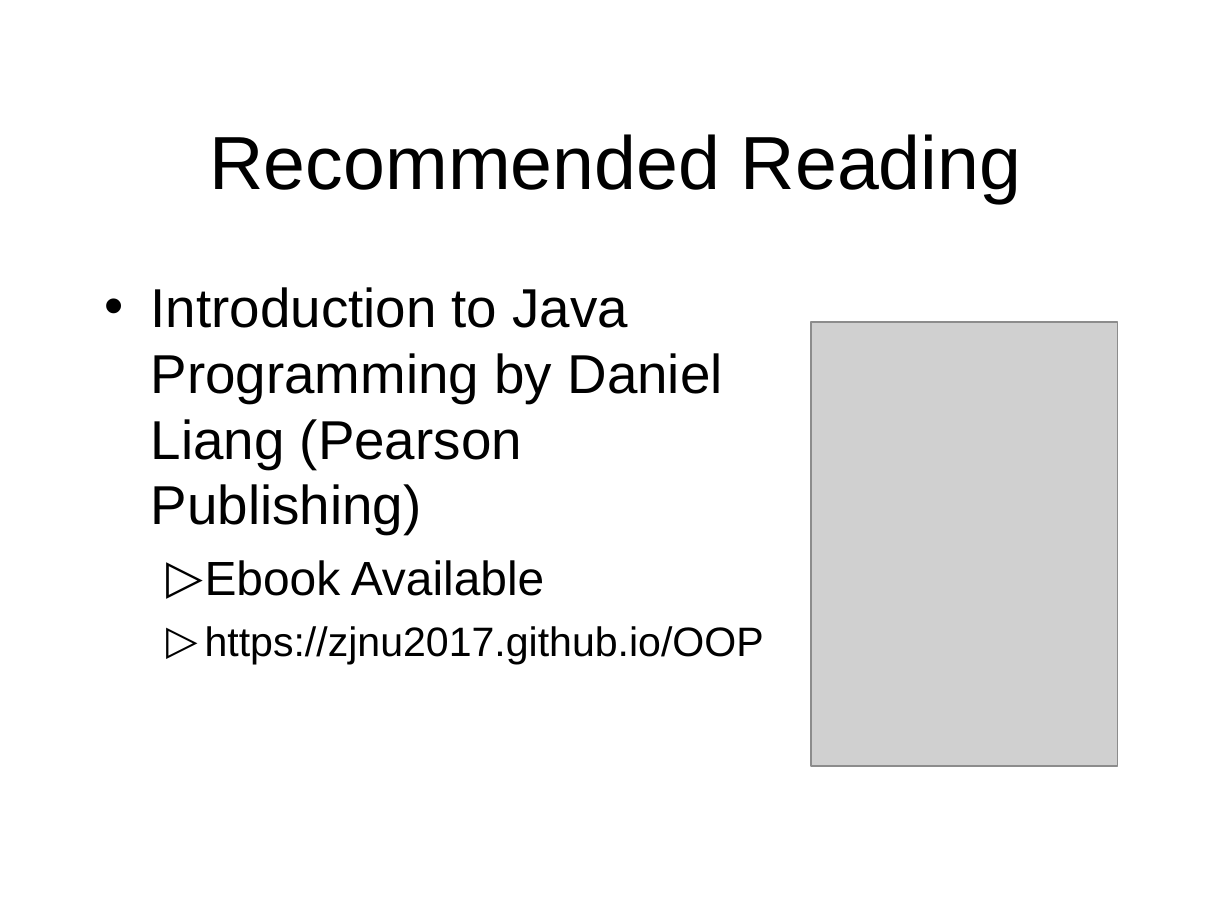
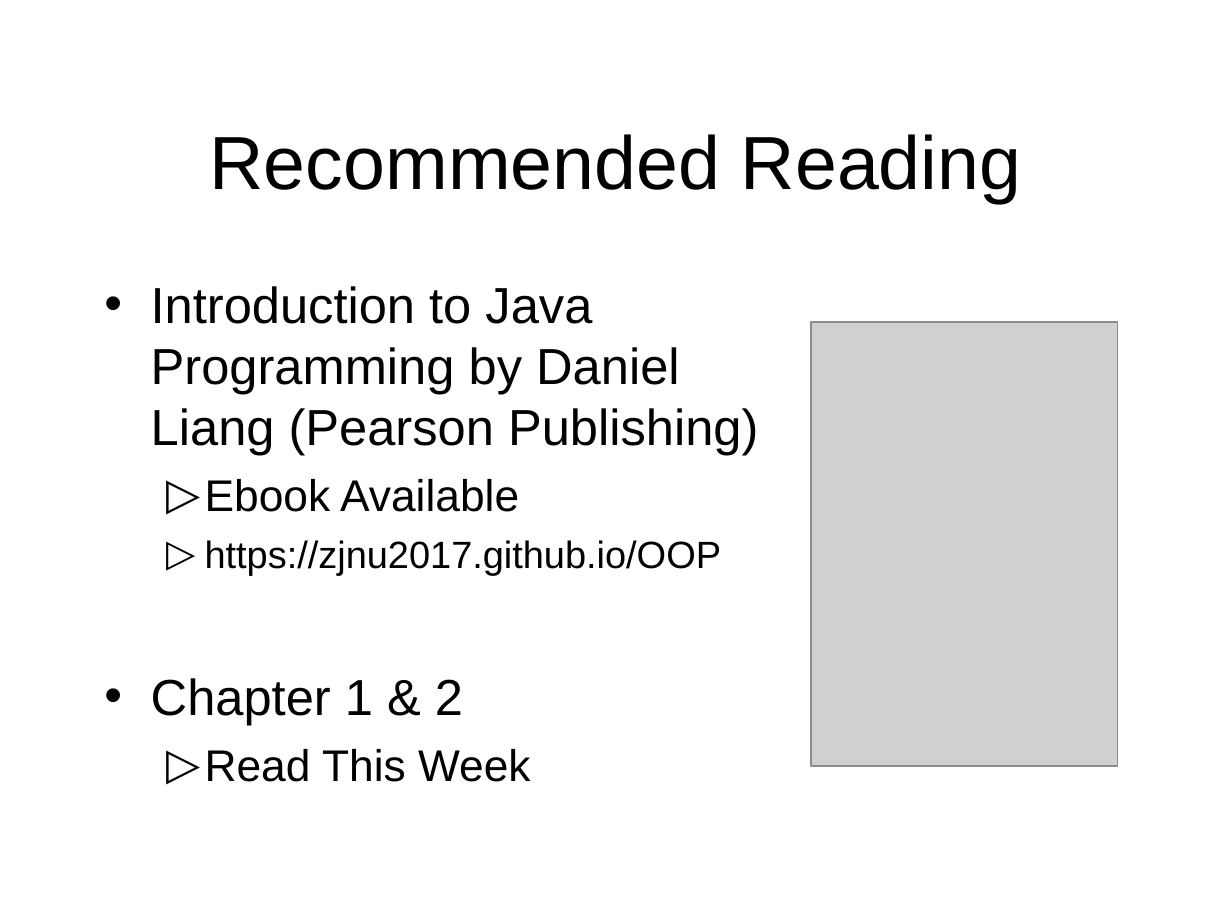
Before and after one commit to octaviordz/zjnu2017.github.io, a slide deck: slide 3 of OOP/lectures/010--Introduction.ppt. Drawn at 1232x924 pixels with LibreOffice and Linux fonts; fonts in the diff are those of the drawing; grey boxes stand for pictures. Boxes give left, top, right and bottom in pixels: in the first picture for what was removed or moved away, otherwise in the second. Text is boxed around its words. In the diff, an @@ line names an element or a change of style, - is before the commit and + after.

```diff
--- a/OOP/lectures/010--Introduction.ppt
+++ b/OOP/lectures/010--Introduction.ppt
@@ text at [151, 286, 758, 575]: size 32 to 29.6 pt in "Introduction to Java Programming by Daniel Liang ..."; size 28 to 25.9 pt in "Ebook Available"; size 24 to 22.2 pt in "https://zjnu2017.github.io/OOP" @@
@@ text at [151, 678, 531, 782]: paragraphs added @@
+• Chapter 1 & 2
+  ▷ Read This Week
```
Also in this commit, not shown: 1 other slide changed, 8 slides added, 1 other file.
